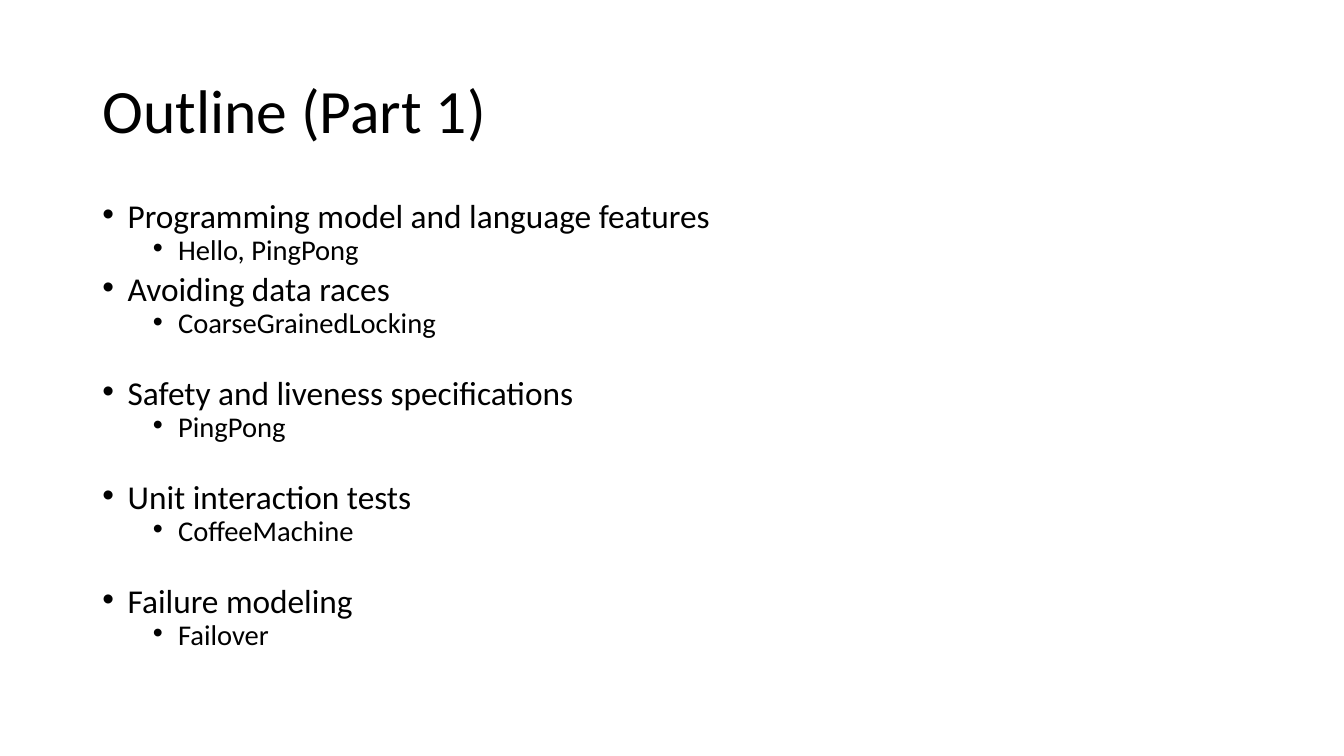
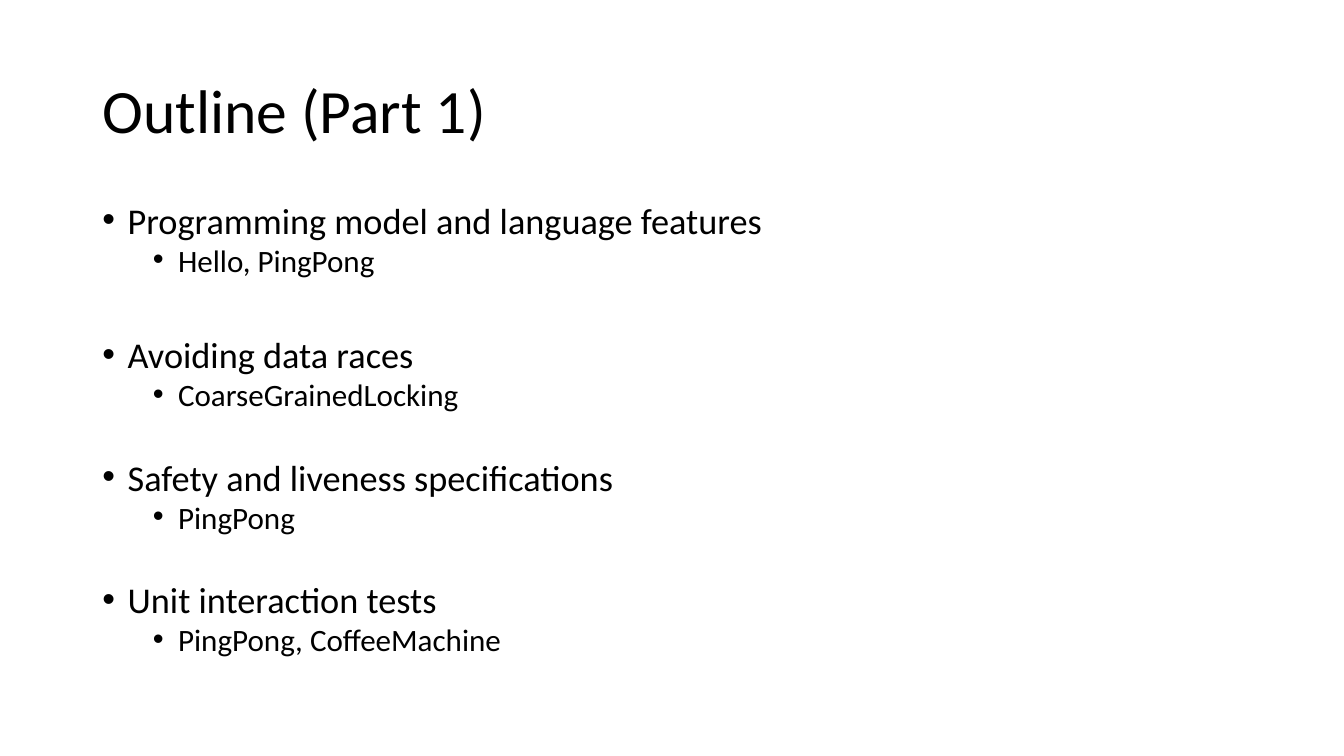
Before and after one commit to p-org/P, a slide deck: slide 13 of RVTutorial/P-tutorial-Part-1.pptx. Drawn at 1344x756 pixels with LibreOffice and Linux fonts; fonts in the diff are those of the drawing. Boxes give left, top, right and bottom in pixels: in the first picture for what was removed or moved away, otherwise in the second. Text is boxed around its words. In the diff, an @@ line names an element or a change of style, - is before the commit and + after.

```diff
--- a/RVTutorial/P-tutorial-Part-1.pptx
+++ b/RVTutorial/P-tutorial-Part-1.pptx
@@ text at (x1=128, y1=208, x2=762, y2=614): size 23.8 to 25.9 pt in "Programming model and language features", "Avoiding data races", "Safety and liveness specifications", "Unit interaction tests"; size 20.4 to 22.2 pt in "Hello, PingPong", "CoarseGrainedLocking", "PingPong"; line spacing 0.7 to 0.8 @@
@@ text at (x1=178, y1=629, x2=501, y2=657): text changed; size 20.4 to 22.2 pt @@
-  • CoffeeMachine
-• Failure modeling
-  • Failover
+  • PingPong, CoffeeMachine
```
Also in this commit, not shown: 1 other slide changed, 5 slides removed.
